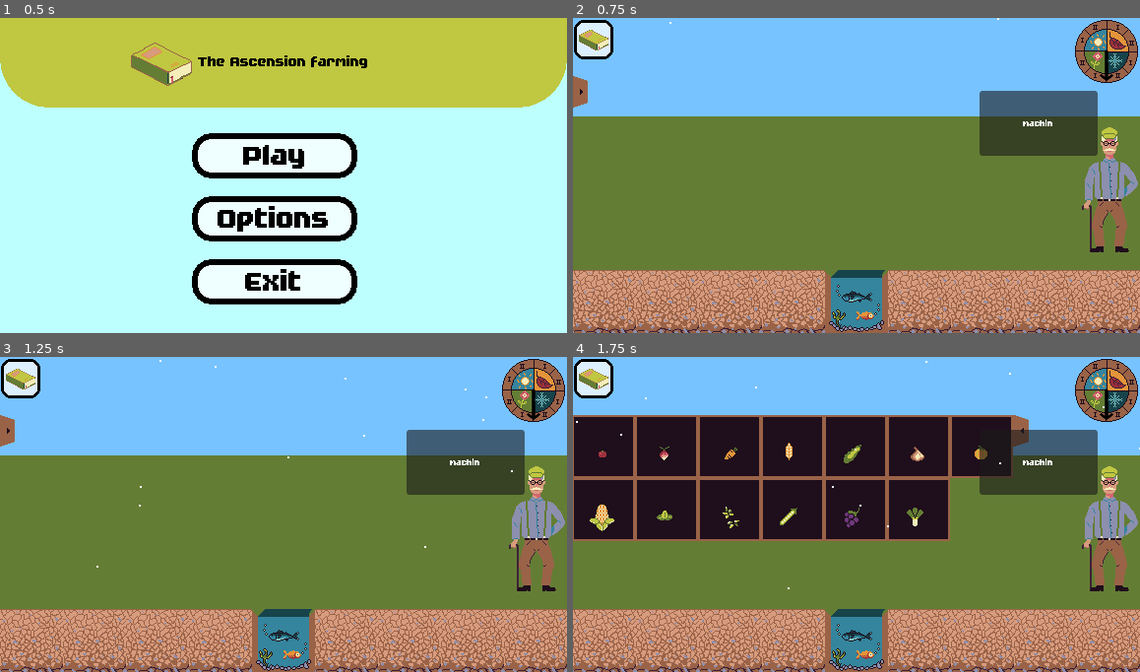
Above: before the commit, frames 1-4 (two rows, left to right).
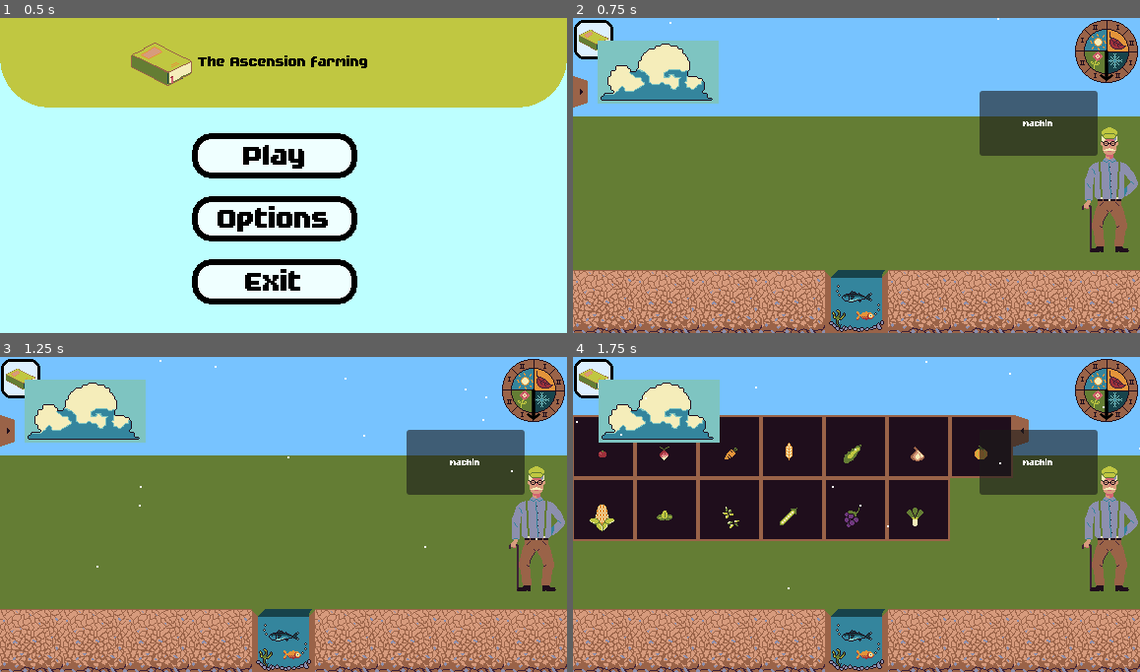
Above: after the commit, the same moments.

Repository: JustAlternate/Regenerative_Game_Jam
Game: Godot game, scene res://Scenes/menu.tscn
Same seed, same stepped clock (60 frames per second), same inputs: the game is played once before the commit and once after it.
Inputs (mouse positions are in pixels of both pictures, inside the frame that each line leads up to):
- Up to frame 1 (0.5 s): no input
- Up to frame 2 (0.75 s): click "Play" at 0.5 s
- Up to frame 3 (1.25 s): no input
- Up to frame 4 (1.75 s): click (590, 429) at 1.25 s

Frame 1 is identical in both runs. In frame 2, 4.3% of the frame differs, in the area x 4-26%, y 7-28%; in frame 3, 4.3%; in frame 4, 4.2%.

Commit message:
zerzeré

Diff:
--- a/Scenes/home.tscn
+++ b/Scenes/home.tscn
@@ -15,8 +15,6 @@
 
 [node name="Game" type="Node2D" parent="."]
 script = ExtResource("1_mivhc")
-
-[node name="Meteo" parent="Game" instance=ExtResource("6_2mes2")]
 
 [node name="background_ciel" type="ColorRect" parent="Game"]
 light_mask = 0
@@ -75,6 +73,8 @@
 [node name="Clock" parent="Game" instance=ExtResource("5_gjtvy")]
 position = Vector2(542.477, 34.0615)
 
+[node name="Meteo" parent="Game" instance=ExtResource("6_2mes2")]
+
 [node name="riviere" type="Sprite2D" parent="Game"]
 texture_filter = 1
 position = Vector2(288, 288)
--- a/Scenes/meteo.tscn
+++ b/Scenes/meteo.tscn
@@ -1,13 +1,16 @@
-[gd_scene load_steps=4 format=3 uid="uid://c751d7ivsjn33"]
+[gd_scene load_steps=5 format=3 uid="uid://c751d7ivsjn33"]
 
 [ext_resource type="Script" path="res://Scripts/meteo.gd" id="1_8kb7b"]
-[ext_resource type="Texture2D" uid="uid://casagodwg71cx" path="res://Assets/particles/light_01.png" id="1_to760"]
-[ext_resource type="AudioStream" uid="uid://c2fyq1dgy1mq" path="res://Assets/sfx/rain.wav" id="3_u3dxd"]
+[ext_resource type="Texture2D" uid="uid://bhfbiudkrjxvk" path="res://Assets/particles/light_01.png" id="1_to760"]
+[ext_resource type="PackedScene" uid="uid://drclhc5oqo7ar" path="res://Scenes/nuages.tscn" id="2_lspsf"]
+[ext_resource type="AudioStream" uid="uid://dxdi82hb1bb8y" path="res://Assets/sfx/rain.wav" id="3_u3dxd"]
 
 [node name="Meteo" type="Node2D"]
 z_index = 1
 script = ExtResource("1_8kb7b")
 Sun_color = Color(1, 1, 1, 1)
+
+[node name="Nuages" parent="." instance=ExtResource("2_lspsf")]
 
 [node name="Rain" type="CPUParticles2D" parent="."]
 visible = false
--- /dev/null
+++ b/Scenes/nuage_normal.tscn
@@ -0,0 +1,8 @@
+[gd_scene load_steps=3 format=3 uid="uid://dd0kbqpyxc3v2"]
+
+[ext_resource type="Texture2D" uid="uid://c3gg3gqgdw2bo" path="res://Assets/Plant/icon/sprite-nuage-classique.png" id="1_pgmob"]
+[ext_resource type="Script" path="res://Scripts/nuage.gd" id="2_1k1dj"]
+
+[node name="nuage_normal" type="Sprite2D"]
+texture = ExtResource("1_pgmob")
+script = ExtResource("2_1k1dj")
--- /dev/null
+++ b/Scenes/nuages.gd
@@ -0,0 +1,11 @@
+extends Node2D
+
+
+# Called when the node enters the scene tree for the first time.
+func _ready():
+	pass # Replace with function body.
+
+
+# Called every frame. 'delta' is the elapsed time since the previous frame.
+func _process(delta):
+	pass
--- /dev/null
+++ b/Scenes/nuages.tscn
@@ -0,0 +1,6 @@
+[gd_scene load_steps=2 format=3 uid="uid://drclhc5oqo7ar"]
+
+[ext_resource type="Script" path="res://Scripts/nuages.gd" id="1_n7bf1"]
+
+[node name="Nuages" type="Node2D"]
+script = ExtResource("1_n7bf1")
--- a/Scripts/Game.gd
+++ b/Scripts/Game.gd
@@ -13,7 +13,6 @@
 func _process(delta):
 	#print(GlobalVariables.inventory)
 	pass
-
 
 # new_phase : 0 = Winter2, 1 = Spring1 .... 7 = Winter1
 var list_proba_events = [
@@ -37,6 +36,7 @@
 	return "rien"
 
 func _on_clock_phase_changed(new_phase):
+	$Meteo.go_meteo()
 	# Here on va decider des random events :
 	random_event = generate_random_event(new_phase)
 
--- a/Scripts/meteo.gd
+++ b/Scripts/meteo.gd
@@ -7,16 +7,17 @@
 
 # Called when the node enters the scene tree for the first time.
 func _ready():
-	$Sun/DirectionalLight2D.energy = Energy
-	$Sun/CanvasModulate.color = Canvas_modulate_color
-	$Sun/DirectionalLight2D.color = Sun_color
-
-
+	pass
 
 # Called every frame. 'delta' is the elapsed time since the previous frame.
 func _process(delta):
 	pass
 
+func go_meteo():
+	$Sun/DirectionalLight2D.energy = Energy
+	$Sun/CanvasModulate.color = Canvas_modulate_color
+	$Sun/DirectionalLight2D.color = Sun_color
+	$Nuages.go_nuages()
 
 func rain_fade_in():
 	var sfx_tween = create_tween()
--- /dev/null
+++ b/Scripts/nuage.gd
@@ -0,0 +1,23 @@
+extends Sprite2D
+
+var direction
+var time_beforme_moving_again
+var vitesse
+var pos_x
+var pos_y
+
+# Called when the node enters the scene tree for the first time.
+func _ready():
+	print("heho")
+	while position.x > 0 or position.x < 9*64:
+		await get_tree().create_timer(time_beforme_moving_again).timeout
+		if direction == 1:
+			# vers la droite
+			position.x += vitesse
+		else:
+			# vers la gauche
+			position.x -= vitesse
+
+# Called every frame. 'delta' is the elapsed time since the previous frame.
+func _process(delta):
+	pass
--- /dev/null
+++ b/Scripts/nuages.gd
@@ -0,0 +1,41 @@
+extends Node2D
+
+
+# Called when the node enters the scene tree for the first time.
+
+var direction:int
+var positions:int
+var vitesse:int
+var time_beforme_moving_again:float
+var pos_x:int
+var pos_y:int
+
+var id_nuage = 0
+
+var scene_nuage = load("res://Scenes/nuage_normal.tscn")
+
+# Called every frame. 'delta' is the elapsed time since the previous frame.
+func _process(delta):
+	pass
+
+func go_nuages():
+	direction = randi_range(0,1)
+	for i in range(1):
+		time_beforme_moving_again = randf_range(0.5,0.8)
+		pos_y = randi_range(20,60)
+		vitesse = randi_range(1,1)
+		if direction == 0: # vers la gauche
+			pos_x = randi_range(9*64 - 200,9*64)
+		else:
+			pos_x = randi_range(0,200)
+
+		var nuage_instance = scene_nuage.instantiate()
+		nuage_instance.direction = direction
+		nuage_instance.time_beforme_moving_again = time_beforme_moving_again
+		nuage_instance.vitesse = vitesse
+		nuage_instance.position.x = pos_x
+		nuage_instance.position.y = pos_y
+		var name = "nuage_" + str(id_nuage)
+		nuage_instance.name = name
+		add_child(nuage_instance)
+		print("hi")
